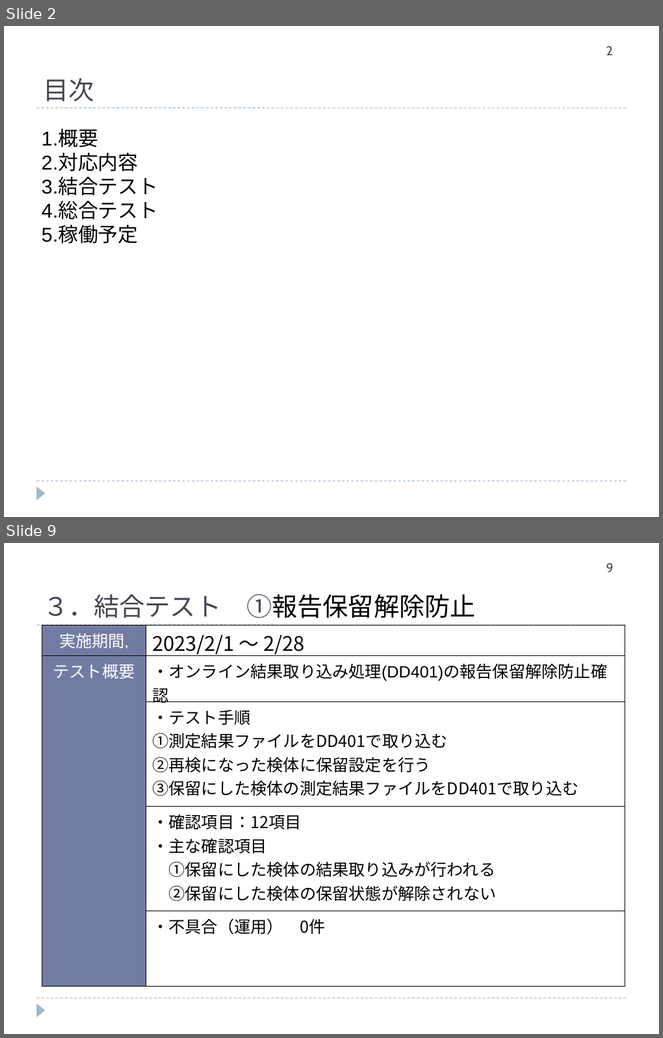
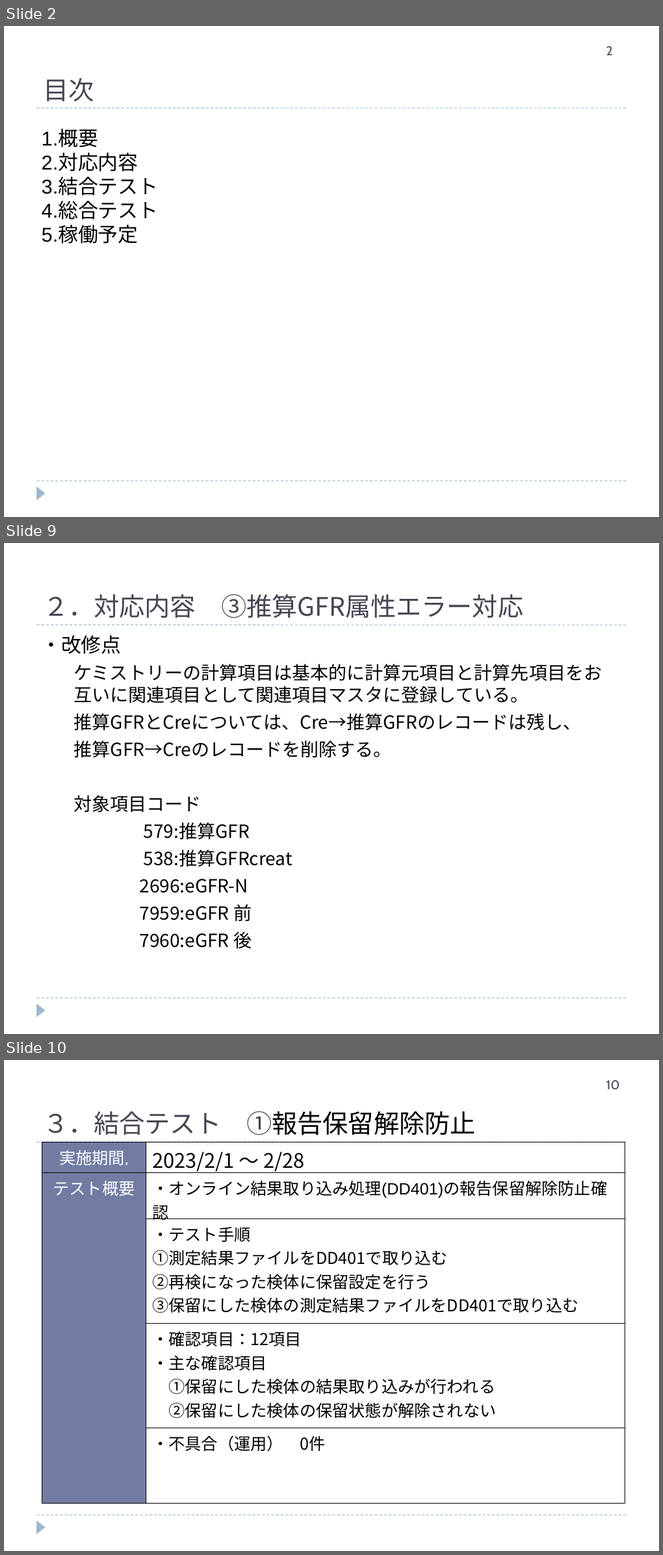
Before and after one commit to hanyutatsuya/Chemistory, a slide deck: 次期システム対応/レビュー2/ケミストリー次期先行対応_20230807.ppt. Shown one above the other, each under a label of ours: slides 2 and 9 before the commit, slides 2, 9 and 10 after it; the slides between them are not shown. The pictures are 663x1038 and 663x1555 pixels, drawn with LibreOffice and Linux fonts; fonts in the diff are those of the drawing. Boxes give left, top, right and bottom in pixels: in the first picture for what was removed or moved away, otherwise in the second. Text is boxed around its words. In the diff, an @@ line names an element or a change of style, - is before the commit and + after.

```diff
--- a/次期システム対応/レビュー2/ケミストリー次期先行対応_20230807.ppt
+++ b/次期システム対応/レビュー2/ケミストリー次期先行対応_20230807.ppt
@@ slide 9 added at box(4, 543, 659, 1034), background #FFFFFF; not listed: 3 template elements that a slide beside it also shows @@
@@ text added at box(43, 594, 523, 618), 28 pt, text #464653 @@
+２．対応内容 ③推算GFR属性エラー対応
@@ text added at box(41, 635, 602, 949), 20 pt, text #000000 @@
+・改修点
+  ケミストリーの計算項目は基本的に計算元項目と計算先項目をお互いに関連項目として関連項目マスタに登録している。
+  推算GFRとCreについては、Cre→推算GFRのレコードは残し、
+  推算GFR→Creのレコードを削除する。
+  対象項目コード
+  579:推算GFR
+  538:推算GFRcreat
+  2696:eGFR-N
+  7959:eGFR 前
+  7960:eGFR 後
@@ what was slide 9 is now slide 10 @@
@@ page number at box(607, 1080, 620, 1090): text changed @@
-9
+10
```
Also in this commit, not shown: 7 slides changed, 1 other slide added, 1 slide removed.
